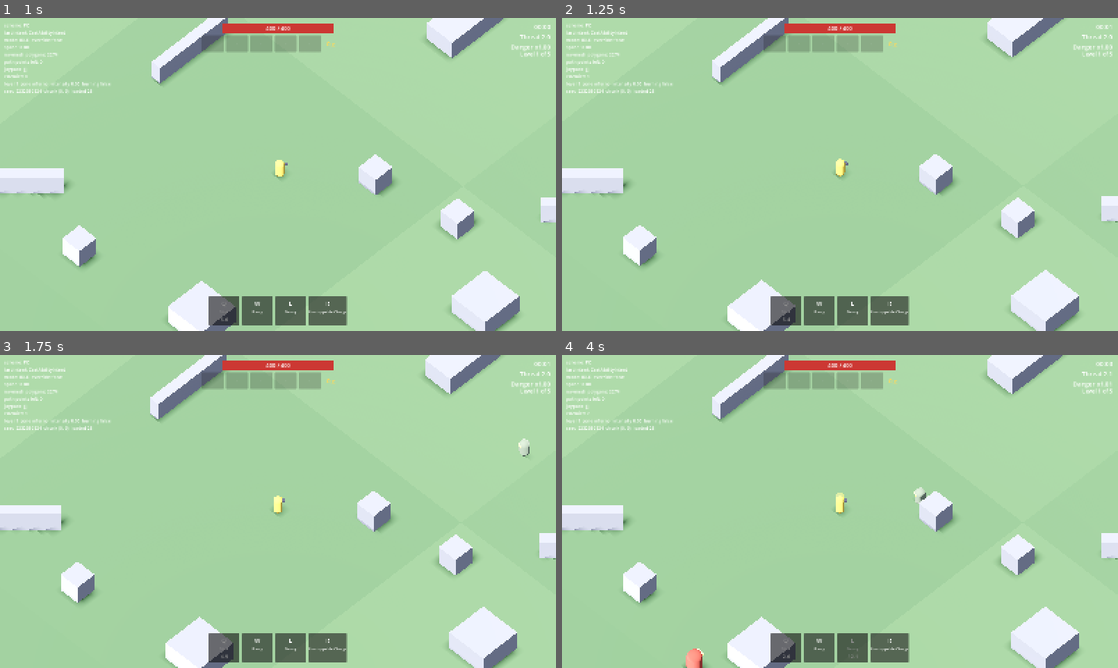
Above: before the commit, frames 1-4 (two rows, left to right).
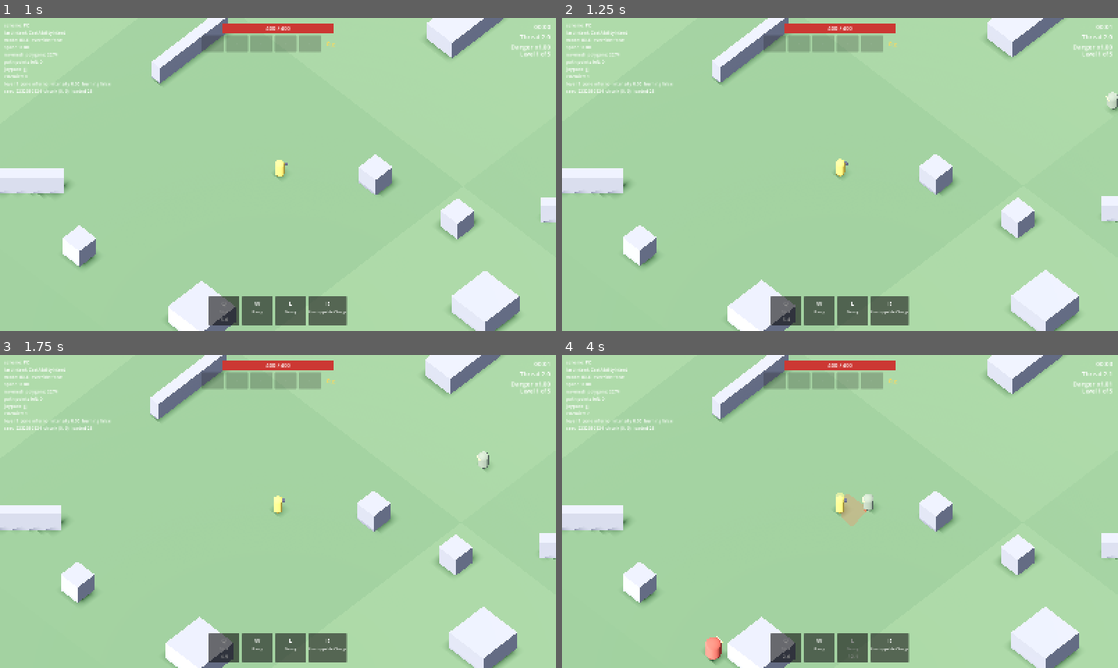
Above: after the commit, the same moments.

Repository: Ahadwen/Escape-v2
Game: Godot game, scene res://world/levels/level.tscn
Same seed, same stepped clock (60 frames per second), same inputs: the game is played once before the commit and once after it.
Inputs (mouse positions are in pixels of both pictures, inside the frame that each line leads up to):
- Up to frame 1 (1 s): tap Enter at 0.5 s; move the mouse to (400, 158) at 0.52 s; tap Q (ability_1) at 0.6 s; click (400, 158) at 0.67 s
- Up to frame 2 (1.25 s): no input
- Up to frame 3 (1.75 s): drag from (166, 527) to (250, 574) at 1.27 s
- Up to frame 4 (4 s): move the mouse to (895, 442) at 2.02 s; tap E (ability_3) at 2.1 s; click (895, 442) at 2.17 s; drag from (812, 574) to (673, 464) at 2.77 s; move the mouse to (1006, 558) at 3.52 s; click (1006, 558) at 3.6 s

Frame 1 is identical in both runs. In frame 2, less than 0.1% of the frame differs, in the area x 97-100%, y 23-30%; in frame 3, 0.2%; in frame 4, 0.8%, in the area x 21-66%, y 42-100%.

Commit message:
Hunters can't be outrun: faster pursuit, catch-up sprint, re-entry ahead
- Speed floors raised (Brute 1.3x, Spinner 1.2x, Harpooner 1.15x,
  Shambler 1.0x the player's sustained speed) so pursuit beats blink-
  and-run
- Hunters further than 16 m sprint at 1.5x pursuit speed
- Hunters further than 32 m and off-screen re-enter ahead of the player,
  keeping their remaining time on the hunt

Co-Authored-By: Claude Opus 5.5 <noreply@anthropic.com>
Claude-Session: https://claude.ai/code/session_01MK2ViG6yW215fERvVJH3QP

Diff:
--- a/director/data/hunt.tres
+++ b/director/data/hunt.tres
@@ -49,6 +49,7 @@
 spawn_distance_max = 30.0
 ahead_bias = 0.65
 despawn_distance = 70.0
+reentry_distance = 32.0
 max_alive_start = 2
 max_alive_per_threat = 0.5
 max_alive_cap = 5
--- a/director/threat_director.gd
+++ b/director/threat_director.gd
@@ -167,11 +167,30 @@
 	var origin: Vector3 = player.global_position
 	for node: Node in get_tree().get_nodes_in_group(Enemy.GROUP):
 		var enemy: Enemy = node as Enemy
-		if enemy == null:
+		if enemy == null or enemy.is_despawning():
 			continue
 		var offset: Vector3 = enemy.global_position - origin
-		if Vector2(offset.x, offset.z).length() > profile.despawn_distance:
+		var distance: float = Vector2(offset.x, offset.z).length()
+		var can_reenter: bool = profile.reentry_distance > 0.0 and enemy.data is HunterData
+		if can_reenter and distance > profile.reentry_distance and not _on_screen(enemy):
+			_reenter(enemy)
+		elif distance > profile.despawn_distance:
 			enemy.despawn()
+
+
+## Moves a left-behind hunter to an off-screen spot ahead of the player.
+func _reenter(enemy: Enemy) -> void:
+	var point: Variant = _find_spawn_point()
+	if point == null:
+		return
+	if enemy.brain != null:
+		enemy.brain.interrupt()
+	var at: Vector3 = point
+	enemy.movement.teleport(at)
+
+
+func _on_screen(enemy: Enemy) -> bool:
+	return camera != null and camera.is_position_in_frustum(enemy.global_position + Vector3.UP)
 
 
 func _alive_count() -> int:
--- a/director/threat_profile.gd
+++ b/director/threat_profile.gd
@@ -34,6 +34,9 @@
 ## Enemies further than this from the player despawn (they'd be in
 ## unloaded terrain), freeing their budget.
 @export var despawn_distance: float = 60.0
+## Hunters further than this and off-screen re-enter ahead of the player
+## (keeping their remaining time). 0 = never.
+@export var reentry_distance: float = 0.0
 
 @export_group("Danger scaling")
 ## Enemies spawned at higher threat hit harder and move faster. Both scale
--- a/enemies/data/hunters/brute.tres
+++ b/enemies/data/hunters/brute.tres
@@ -45,7 +45,7 @@
 color = Color(0.75, 0.3, 0.25, 1)
 body_scale = Vector3(1.5, 1.25, 1.5)
 move_speed = 8.5
-speed_floor_ratio = 1.12
+speed_floor_ratio = 1.3
 lifetime_min = 35.0
 lifetime_max = 55.0
 threat_cost = 1.0
--- a/enemies/data/hunters/harpooner.tres
+++ b/enemies/data/hunters/harpooner.tres
@@ -48,7 +48,7 @@
 color = Color(0.35, 0.5, 0.7, 1)
 body_scale = Vector3(1.3, 1.1, 1.3)
 move_speed = 7.4
-speed_floor_ratio = 0.95
+speed_floor_ratio = 1.15
 lifetime_min = 35.0
 lifetime_max = 55.0
 threat_cost = 1.0
--- a/enemies/data/hunters/shambler.tres
+++ b/enemies/data/hunters/shambler.tres
@@ -27,7 +27,7 @@
 display_name = "Shambler"
 color = Color(0.5, 0.55, 0.45, 1)
 move_speed = 6.5
-speed_floor_ratio = 0.85
+speed_floor_ratio = 1.0
 lifetime_min = 30.0
 lifetime_max = 45.0
 threat_cost = 1.0
--- a/enemies/data/hunters/spinner.tres
+++ b/enemies/data/hunters/spinner.tres
@@ -30,7 +30,7 @@
 color = Color(0.95, 0.75, 0.2, 1)
 body_scale = Vector3(2.2, 0.7, 2.2)
 move_speed = 7.0
-speed_floor_ratio = 1.0
+speed_floor_ratio = 1.2
 spins = true
 contact_damage = 30.0
 contact_cooldown = 0.8
--- a/enemies/hunters/hunter_brain.gd
+++ b/enemies/hunters/hunter_brain.gd
@@ -63,11 +63,18 @@
 	return stats.block.get_value_excluding(StatIds.MOVE_SPEED, "status:")
 
 
+## Pursuit rule: never slower than the target's sustained speed x ratio, and
+## sprinting when far away so distance buys time, not safety.
 func _update_speed_floor() -> void:
-	if target == null or hunter.speed_floor_ratio <= 0.0:
+	if target == null:
 		enemy.movement.speed_floor = 0.0
 		return
-	enemy.movement.speed_floor = sustained_speed(target.body) * hunter.speed_floor_ratio
+	var pursuit: float = maxf(
+		enemy.data.move_speed, sustained_speed(target.body) * hunter.speed_floor_ratio
+	)
+	if distance_to_target() > hunter.catch_up_distance:
+		pursuit *= hunter.catch_up_multiplier
+	enemy.movement.speed_floor = pursuit
 
 
 func _process(delta: float) -> void:
--- a/enemies/hunters/hunter_data.gd
+++ b/enemies/hunters/hunter_data.gd
@@ -9,6 +9,10 @@
 ## Never slower than the player's sustained speed (base + permanent bonuses,
 ## not temporary boosts) times this. 0 = no floor.
 @export var speed_floor_ratio: float = 1.1
+## Further than this from the target, the hunter sprints to catch up ...
+@export var catch_up_distance: float = 16.0
+## ... at this multiple of its pursuit speed.
+@export var catch_up_multiplier: float = 1.5
 ## Spinning visual (Spinner).
 @export var spins: bool = false
 
